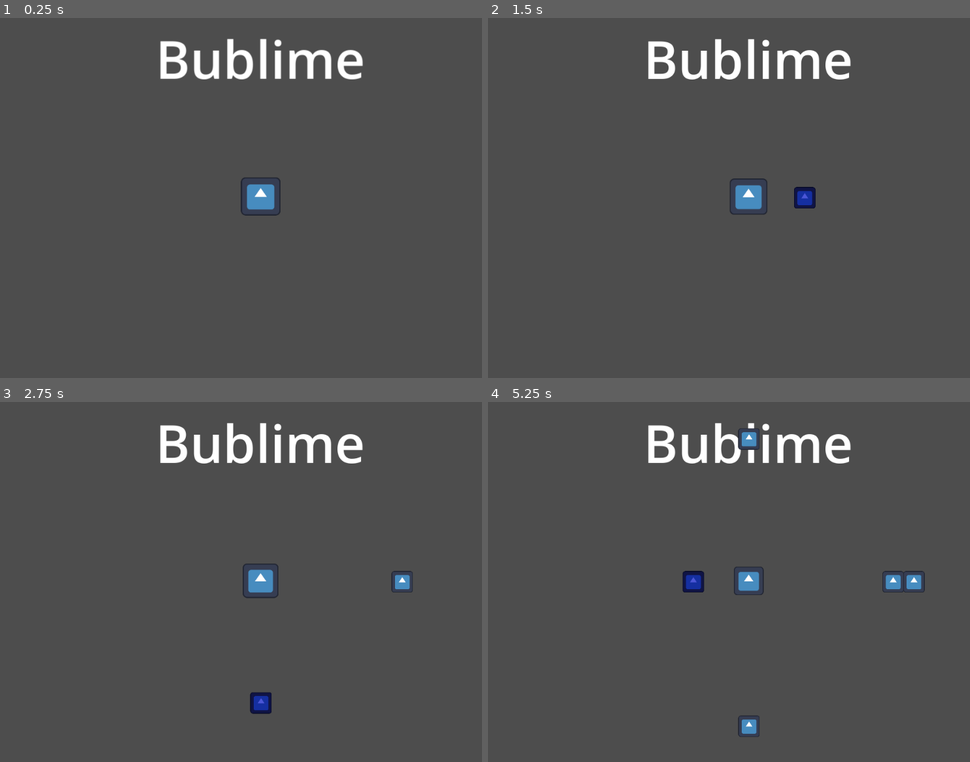
Above: before the commit, frames 1-4 (two rows, left to right).
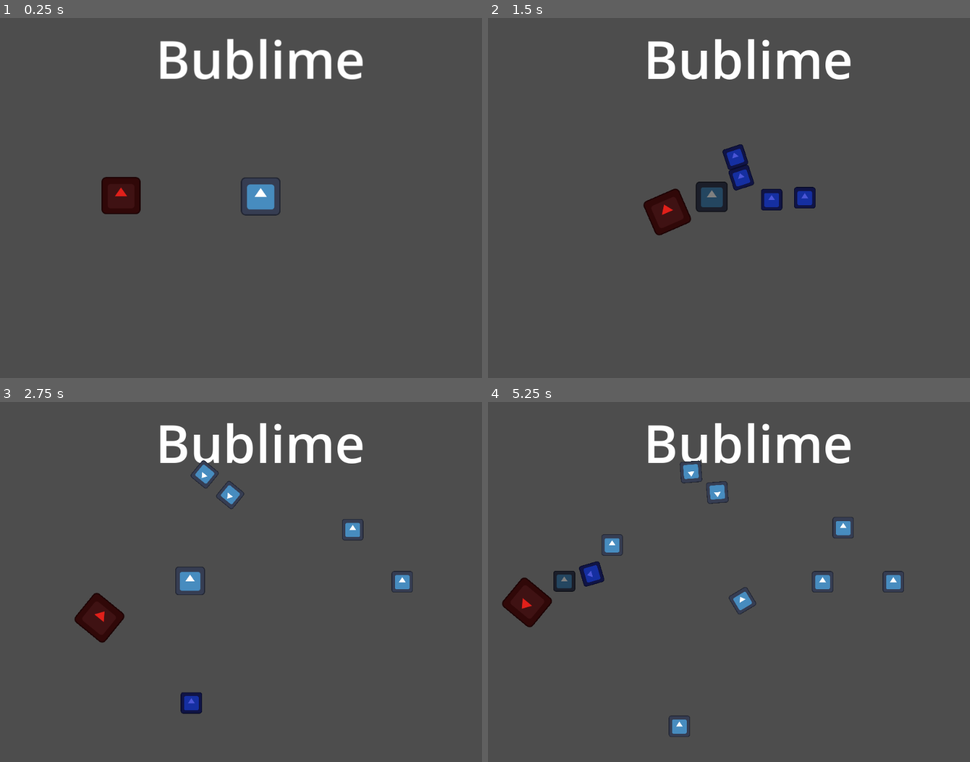
Above: after the commit, the same moments.

Repository: LeslieLlama/Bublime
Game: Godot game, scene res://Scenes/MainGame.tscn
Two runs of this game, one before a commit and one after it. Both use one fixed random seed, a clock stepped at 60 frames per second and the inputs below. The engine's default icon, where the game draws it, is replaced by a stand-in: a white triangle on a blue panel in a dark square.
Inputs:
- Up to frame 1 (0.25 s): no input
- Up to frame 2 (1.5 s): hold Right (fire_right) 0.53-1.28 s; hold Down (fire_down) from 1.28 s (still down)
- Up to frame 3 (2.75 s): release Down (fire_down) at 2.03 s; hold Right (fire_right) from 2.03 s (still down)
- Up to frame 4 (5.25 s): release Right (fire_right) at 2.78 s; hold Up (fire_up) 2.78-3.53 s; hold Left (fire_left) 3.53-5.03 s; hold Down (fire_down) from 5.03 s (still down)

The runs differ from the first frame. In frame 1, 0.8% of the frame differs, in the area x 21-30%, y 44-55%; in frame 2, 2.6%; in frame 3, 2.6%; in frame 4, 3.6%, in the area x 2-91%, y 7-94%.

Commit message:
Enemy behavior
added a dashing enemy that rushes down the player in burst like movements

Diff:
--- a/AutoLoad/Signals.gd
+++ b/AutoLoad/Signals.gd
@@ -5,3 +5,5 @@
 
 signal new_room_entered(area2d)
 signal popup_message(textToSay : String, pos : Vector2, textColour : Color)
+signal player_damaged(direction_to_push : Vector2)
+signal get_player(player : CharacterBody2D)
--- /dev/null
+++ b/Scenes/Enemy_Rush.tscn
@@ -0,0 +1,32 @@
+[gd_scene load_steps=4 format=3 uid="uid://bgjcm6jpt5471"]
+
+[ext_resource type="Texture2D" uid="uid://rrlixygeg2p8" path="res://icon.svg" id="1_ry7jc"]
+[ext_resource type="Script" path="res://Scripts/enemy_rush.gd" id="1_ujmnf"]
+
+[sub_resource type="RectangleShape2D" id="RectangleShape2D_lej3x"]
+size = Vector2(71, 67)
+
+[node name="Enemy" type="RigidBody2D"]
+modulate = Color(0.882627, 0.127322, 0.101109, 1)
+collision_layer = 2
+collision_mask = 3
+mass = 100.0
+gravity_scale = 0.0
+contact_monitor = true
+max_contacts_reported = 3
+linear_damp = 1.0
+script = ExtResource("1_ujmnf")
+
+[node name="CollisionShape2D" type="CollisionShape2D" parent="."]
+position = Vector2(0.5, 1.5)
+shape = SubResource("RectangleShape2D_lej3x")
+
+[node name="Sprite2D" type="Sprite2D" parent="."]
+scale = Vector2(0.582031, 0.554688)
+texture = ExtResource("1_ry7jc")
+
+[node name="MovementTick" type="Timer" parent="."]
+autostart = true
+
+[connection signal="body_entered" from="." to="." method="_on_body_entered"]
+[connection signal="timeout" from="MovementTick" to="." method="_movement"]
--- a/Scenes/MainGame.tscn
+++ b/Scenes/MainGame.tscn
@@ -1,9 +1,10 @@
-[gd_scene load_steps=7 format=3 uid="uid://cmbm5i2wxwi4d"]
+[gd_scene load_steps=8 format=3 uid="uid://cmbm5i2wxwi4d"]
 
 [ext_resource type="PackedScene" uid="uid://xh4wteq4jqc5" path="res://Scenes/player.tscn" id="1_84xqw"]
 [ext_resource type="Script" path="res://Scripts/main_game.gd" id="1_anap5"]
 [ext_resource type="PackedScene" uid="uid://db6q8ql0fqkvs" path="res://Scenes/ui.tscn" id="2_srcq2"]
 [ext_resource type="Script" path="res://Scripts/camera_zone.gd" id="3_1ve3w"]
+[ext_resource type="PackedScene" uid="uid://bgjcm6jpt5471" path="res://Scenes/Enemy_Rush.tscn" id="5_mg160"]
 
 [sub_resource type="RectangleShape2D" id="RectangleShape2D_o0ppl"]
 size = Vector2(999, 1000)
@@ -14,17 +15,13 @@
 [node name="MainGame" type="Node2D"]
 script = ExtResource("1_anap5")
 
-[node name="Player" parent="." instance=ExtResource("1_84xqw")]
-position = Vector2(501, 503)
-
-[node name="UI" parent="." instance=ExtResource("2_srcq2")]
-
 [node name="CameraZone1" type="Area2D" parent="."]
 script = ExtResource("3_1ve3w")
 
 [node name="CollisionShape2D" type="CollisionShape2D" parent="CameraZone1"]
 position = Vector2(502.5, 502)
 shape = SubResource("RectangleShape2D_o0ppl")
+debug_color = Color(1, 0.760784, 0.592157, 0.419608)
 
 [node name="CameraZone2" type="Area2D" parent="."]
 position = Vector2(1006, 0)
@@ -33,6 +30,7 @@
 [node name="CollisionShape2D" type="CollisionShape2D" parent="CameraZone2"]
 position = Vector2(502.5, 502)
 shape = SubResource("RectangleShape2D_o0ppl")
+debug_color = Color(1, 0.760229, 0.593431, 0.42)
 
 [node name="CameraZone3" type="Area2D" parent="."]
 position = Vector2(-1, -1007)
@@ -41,6 +39,15 @@
 [node name="CollisionShape2D" type="CollisionShape2D" parent="CameraZone3"]
 position = Vector2(501.5, -63.5)
 shape = SubResource("RectangleShape2D_tu54i")
+debug_color = Color(1, 0.760784, 0.592157, 0.419608)
+
+[node name="Player" parent="." instance=ExtResource("1_84xqw")]
+position = Vector2(501, 503)
+
+[node name="Enemy" parent="." instance=ExtResource("5_mg160")]
+position = Vector2(233, 499)
+
+[node name="UI" parent="." instance=ExtResource("2_srcq2")]
 
 [connection signal="body_entered" from="CameraZone1" to="CameraZone1" method="_on_body_entered"]
 [connection signal="body_entered" from="CameraZone2" to="CameraZone2" method="_on_body_entered"]
--- a/Scenes/bubble_projectile.tscn
+++ b/Scenes/bubble_projectile.tscn
@@ -6,8 +6,9 @@
 [sub_resource type="CircleShape2D" id="CircleShape2D_5ao5n"]
 radius = 20.0
 
-[node name="BubbleProjectile" type="RigidBody2D"]
-collision_mask = 0
+[node name="BubbleProjectile" type="RigidBody2D" groups=["player_bullet"]]
+collision_layer = 2
+collision_mask = 2
 gravity_scale = 0.0
 contact_monitor = true
 max_contacts_reported = 5
--- a/Scenes/player.tscn
+++ b/Scenes/player.tscn
@@ -9,7 +9,6 @@
 radius = 53.1507
 
 [node name="Player" type="CharacterBody2D" groups=["player"]]
-collision_mask = 0
 script = ExtResource("1_iolvt")
 bubble_projectile = ExtResource("2_y87s2")
 
--- a/Scripts/PlayerMovement.gd
+++ b/Scripts/PlayerMovement.gd
@@ -3,16 +3,22 @@
 @export var speed = 300
 @export var friction = 0.1
 @export var acceleration = 0.2
+var stunTime = 0.5
 
 @export var bubble_projectile : PackedScene
 
 var ammoCount : int = 0
 var maxAmmoCount : int = 9
+var is_stunned : bool = false
+
+var sprite2D
 
 func _ready():
 	Signals.bubble_collected.connect(collect_bubble)
 	Signals.new_room_entered.connect(reset_bubble_split)
+	Signals.player_damaged.connect(TakeDamage)
 	ammoCount = maxAmmoCount
+	sprite2D = $Sprite2D
 
 func get_move_input():
 	var input = Vector2()
@@ -20,6 +26,7 @@
 	if Input.is_action_pressed('move_left'): input.x -= 1
 	if Input.is_action_pressed('move_down'): input.y += 1
 	if Input.is_action_pressed('move_up'): input.y -= 1
+	if is_stunned == true : input = Vector2.ZERO
 	return input
 func get_shoot_input():
 	var input = Vector2()
@@ -36,19 +43,9 @@
 	else:
 		velocity = lerp(velocity, Vector2.ZERO, friction)
 	move_and_slide()
-
 	var shoot_direction = get_shoot_input()
 	if shoot_direction.length() > 0:
-		if ammoCount >= 1:
-			var bullet = bubble_projectile.instantiate()
-			$"..".add_child(bullet)
-			bullet.position = position
-			bullet._set_direction(shoot_direction)
-			ammoCount -= 1
-			change_size(false)
-
-		else:
-			Signals.emit_signal("popup_message", "Too Small!", position, Color.WHITE)
+		shoot_bubble(shoot_direction)
 
 func change_size(is_plus : bool):
 	if is_plus == true:
@@ -58,11 +55,53 @@
 		scale.x -= 0.05
 		scale.y -= 0.05
 
+func shoot_bubble(shoot_direction):
+	if ammoCount >= 1:
+		var bullet = bubble_projectile.instantiate()
+		$"..".call_deferred("add_child",bullet)
+		bullet.position = position
+		bullet._set_direction(shoot_direction)
+		ammoCount -= 1
+		change_size(false)
+	else:
+		Signals.emit_signal("popup_message", "Too Small!", position, Color.WHITE)
+
 func collect_bubble(_position):
 	change_size(true)
 	ammoCount += 1
 
-func reset_bubble_split():
+func reset_bubble_split(_area):
 	#currently don't need a "kill all" function on the bubble projectiles since they die on screen exit
 	for m in maxAmmoCount-ammoCount:
 		change_size(true)
+	Signals.emit_signal("get_player", self)
+
+func TakeDamage(direction_to_move):
+	if is_stunned == true:
+		pass
+	else:
+		if ammoCount > 2:
+			for i in 3:
+				shoot_bubble(_random_direction())
+		if ammoCount == 1:
+			shoot_bubble(_random_direction())
+		if ammoCount == 0:
+			_death()
+		knockback(direction_to_move)
+
+func knockback(direction_to_move):
+	velocity += direction_to_move * (speed*3)
+	is_stunned = true
+	sprite2D.modulate = Color.WEB_GRAY
+	await get_tree().create_timer(stunTime).timeout
+	is_stunned = false
+	sprite2D.modulate = Color.WHITE
+
+func _random_direction():
+	var rng = RandomNumberGenerator.new()
+	var output : Vector2
+	output = Vector2(rng.randf_range(-1.0, 1.0),rng.randf_range(-1.0, 1.0))
+	return output
+
+func _death():
+	print("player has died")
--- a/Scripts/bubble_projectile.gd
+++ b/Scripts/bubble_projectile.gd
@@ -29,7 +29,9 @@
 
 func become_pickup():
 	$Sprite2D.modulate = Color.WHITE
+	collision_layer = 0b00000000_00000000_00000000_00000100
 	collision_mask = 0b00000000_00000000_00000000_00000001
+
 
 func _on_body_entered(body):
 	if body.is_in_group("player"):
--- /dev/null
+++ b/Scripts/enemy_rush.gd
@@ -0,0 +1,45 @@
+extends RigidBody2D
+
+var health : int = 0
+var maxHealth : int = 3
+var speed : float = 60000
+var player : CharacterBody2D
+# Called when the node enters the scene tree for the first time.
+func _ready():
+	health = maxHealth
+	Signals.get_player.connect(_assign_player)
+
+func _assign_player(p : CharacterBody2D):
+	player = p
+
+# Called every frame. 'delta' is the elapsed time since the previous frame.
+#func _process(delta):
+	#if player != null:
+		#var direction = position - player.position
+		#apply_force(-direction * speed, Vector2.ZERO)
+
+
+func _movement():
+	var direction = Vector2(position - player.position).normalized()
+	apply_impulse(-direction * speed, Vector2.ZERO)
+	$MovementTick.start()
+
+func _on_body_entered(body):
+	if body.is_in_group("player"):
+		Signals.emit_signal("player_damaged", Vector2.LEFT)
+	if body.is_in_group("player_bullet"):
+		print(str(health))
+		health -= 1
+		body.apply_impulse(_random_direction() * 300, Vector2.ZERO)
+		#onhit animation here
+		_death_check()
+
+func _death_check():
+	if health <= 0:
+		queue_free()
+
+func _random_direction():
+	var rng = RandomNumberGenerator.new()
+	var output : Vector2
+	output = Vector2(rng.randf_range(-1.0, 1.0),rng.randf_range(-1.0, 1.0))
+	return output
--- a/project.godot
+++ b/project.godot
@@ -29,6 +29,7 @@
 [global_group]
 
 player="tag for the player"
+player_bullet=""
 
 [input]
 
